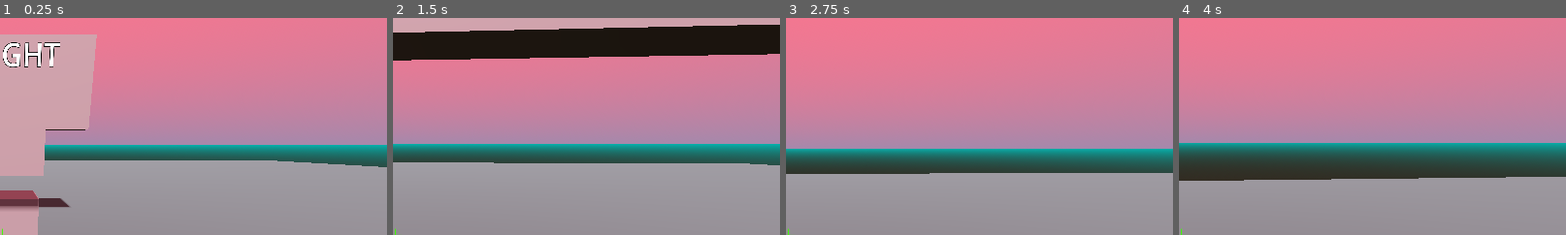
Above: before the commit, frames 1-4 (left to right).
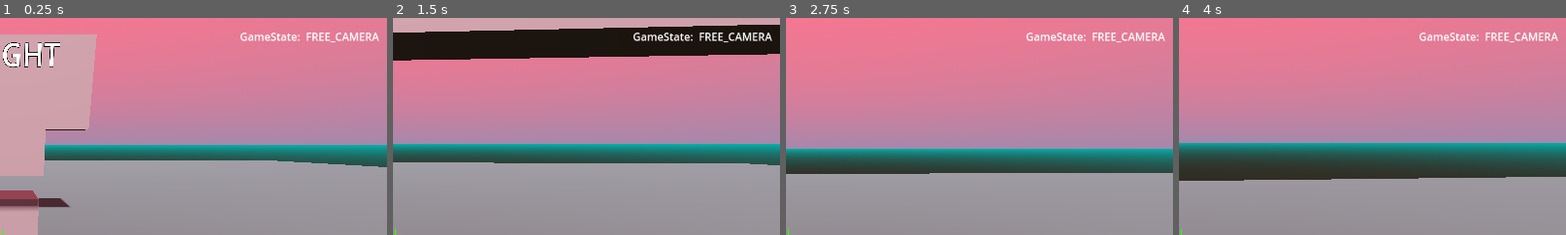
Above: after the commit, the same moments.

Repository: tehelka-gamedev/gmtk-2024
Game: Godot game, scene res://main/main.tscn
Two runs of this game, one before a commit and one after it. Both use one fixed random seed, a clock stepped at 60 frames per second and the inputs below.
Inputs (mouse positions are % of the whole screen's width and height, from its top left):
- Up to frame 1 (0.25 s): no input
- Up to frame 2 (1.5 s): move the mouse to (55, 50) at 0.52 s; press the mouse at (55, 50) at 0.53 s; hold W (move_forward) from 0.53 s (still down); move the mouse to (45, 50) at 1.27 s; release the mouse at (45, 50) at 1.28 s; click (45, 50) at 1.35 s
- Up to frame 3 (2.75 s): keep holding W (move_forward); move the mouse to (52, 48) at 2.02 s; press the mouse at (52, 48) at 2.03 s
- Up to frame 4 (4 s): keep holding W (move_forward); move the mouse to (49, 52) at 2.77 s; release the mouse at (49, 52) at 2.78 s; click (49, 52) at 2.85 s; move the mouse to (57, 51) at 3.52 s; press the mouse at (57, 51) at 3.53 s
The pictures show only the part of the screen within x 50-100%, y 0-50%; the shares and areas given below are measured in that part.

The runs differ from the first frame. In frame 1, 0.7% of the frame differs, in the area x 62-98%, y 6-12%; in frame 2, 0.8%; in frame 3, 0.7%; in frame 4, 0.7%.

Commit message:
fix selection bugs, and add a debug window over the screen

Diff:
--- a/godot/camera/player_camera.gd
+++ b/godot/camera/player_camera.gd
@@ -62,9 +62,10 @@
 			get_viewport().set_input_as_handled()
 		else:
 			var obj := get_object_under_mouse(event.position)
-			if obj is GameObject:
+			if obj and obj is GameObject:
 				obj = obj as GameObject
 				object_clicked.emit(obj)
+
 
 func get_object_under_mouse(mouse_position:Vector2) -> Node3D:
 		var world_space := get_world_3d().direct_space_state
--- /dev/null
+++ b/godot/debug/debug_window.gd
@@ -0,0 +1,16 @@
+extends MarginContainer
+
+@onready var game_state_value:Label = $VBoxContainer/HBoxContainer/GSValue
+
+# Called when the node enters the scene tree for the first time.
+func _ready() -> void:
+	GameState.game_state_changed.connect(_on_game_state_changed)
+
+	_on_game_state_changed(GameState.current_game_state)
+
+# Called every frame. 'delta' is the elapsed time since the previous frame.
+func _process(delta: float) -> void:
+	pass
+
+func _on_game_state_changed(new_game_state:Enum.GameState) -> void:
+	game_state_value.text = Enum.GameState.keys()[new_game_state]
--- /dev/null
+++ b/godot/debug/debug_window.tscn
@@ -0,0 +1,29 @@
+[gd_scene format=3 uid="uid://dxpw7bpabpgo4"]
+
+[node name="DebugWindow" type="MarginContainer"]
+anchors_preset = 15
+anchor_right = 1.0
+anchor_bottom = 1.0
+grow_horizontal = 2
+grow_vertical = 2
+mouse_filter = 2
+theme_override_constants/margin_left = 16
+theme_override_constants/margin_top = 16
+theme_override_constants/margin_right = 16
+theme_override_constants/margin_bottom = 16
+
+[node name="VBoxContainer" type="VBoxContainer" parent="."]
+layout_mode = 2
+mouse_filter = 2
+
+[node name="HBoxContainer" type="HBoxContainer" parent="VBoxContainer"]
+layout_mode = 2
+size_flags_horizontal = 8
+
+[node name="GSLabel" type="Label" parent="VBoxContainer/HBoxContainer"]
+layout_mode = 2
+text = "GameState: "
+
+[node name="GSValue" type="Label" parent="VBoxContainer/HBoxContainer"]
+layout_mode = 2
+text = "XXX"
--- a/godot/gameplay/GameObject.tscn
+++ b/godot/gameplay/GameObject.tscn
@@ -9,7 +9,7 @@
 [sub_resource type="StandardMaterial3D" id="StandardMaterial3D_rtm57"]
 resource_local_to_scene = true
 
-[node name="Cube2" type="RigidBody3D"]
+[node name="GameObject" type="RigidBody3D"]
 collision_layer = 2
 collision_mask = 3
 script = ExtResource("1_d2pfx")
--- a/godot/main/main.gd
+++ b/godot/main/main.gd
@@ -1,9 +1,12 @@
 extends Node3D
 
+
+var current_selected_object:GameObject = null
 
 @onready var _height_detector: HeightDetector = $HeightDetector
 @onready var _billboard: Billboard = $Billboard
 @onready var player_camera:PlayerCamera = $PlayerCamera
+
 
 func _ready() -> void:
 	@warning_ignore("return_value_discarded")
@@ -11,9 +14,28 @@
 
 	player_camera.object_clicked.connect(_on_object_clicked)
 
+func _input(event: InputEvent) -> void:
+	if event is InputEventMouseButton:
+		var mouse_event := event as InputEventMouseButton
+		if mouse_event.button_index == MOUSE_BUTTON_LEFT and mouse_event.pressed:
+			if current_selected_object != null:
+				_unselect_current_object()
+				print("nope")
+
+func _unselect_current_object() -> void:
+	assert (current_selected_object!=null, "Trying to unselect an object but none is selected, something is wrong!")
+
+	current_selected_object.selected = false
+	GameState.current_game_state = Enum.GameState.FREE_CAMERA
+	current_selected_object = null
+
 func _on_max_height_changed(max_height: float) -> void:
 	_billboard.change_max_height(max_height)
 
 func _on_object_clicked(object:GameObject) -> void:
-	GameState.current_game_state = Enum.GameState.OBJECT_SELECTED
-	object.selected = not object.selected
+	if GameState.current_game_state == Enum.GameState.FREE_CAMERA:
+		print("yes")
+		GameState.current_game_state = Enum.GameState.OBJECT_SELECTED
+		object.selected = true
+		current_selected_object = object
+		get_viewport().set_input_as_handled()
--- a/godot/main/main.tscn
+++ b/godot/main/main.tscn
@@ -1,10 +1,12 @@
-[gd_scene load_steps=15 format=3 uid="uid://jeihxw20nydi"]
+[gd_scene load_steps=17 format=3 uid="uid://jeihxw20nydi"]
 
 [ext_resource type="Script" path="res://main/main.gd" id="1_tycjl"]
 [ext_resource type="PackedScene" uid="uid://b3osahesu8vvn" path="res://camera/player_camera.tscn" id="1_y5qgp"]
 [ext_resource type="Script" path="res://main/height_detector.gd" id="2_11x3m"]
 [ext_resource type="Texture2D" uid="uid://46pg3af12jhy" path="res://hud/crosshair.png" id="2_c323c"]
 [ext_resource type="PackedScene" uid="uid://bcqgjd3l2f1sm" path="res://billboard/billboard.tscn" id="3_a3m6j"]
+[ext_resource type="PackedScene" uid="uid://dxpw7bpabpgo4" path="res://debug/debug_window.tscn" id="6_3wkl7"]
+[ext_resource type="Script" path="res://debug/debug_window.gd" id="7_7t5e8"]
 
 [sub_resource type="PlaneMesh" id="PlaneMesh_t10fx"]
 size = Vector2(100, 100)
@@ -117,3 +119,7 @@
 layout_mode = 2
 mouse_filter = 2
 texture = ExtResource("2_c323c")
+
+[node name="DebugWindow" parent="HUD" instance=ExtResource("6_3wkl7")]
+layout_mode = 1
+script = ExtResource("7_7t5e8")
